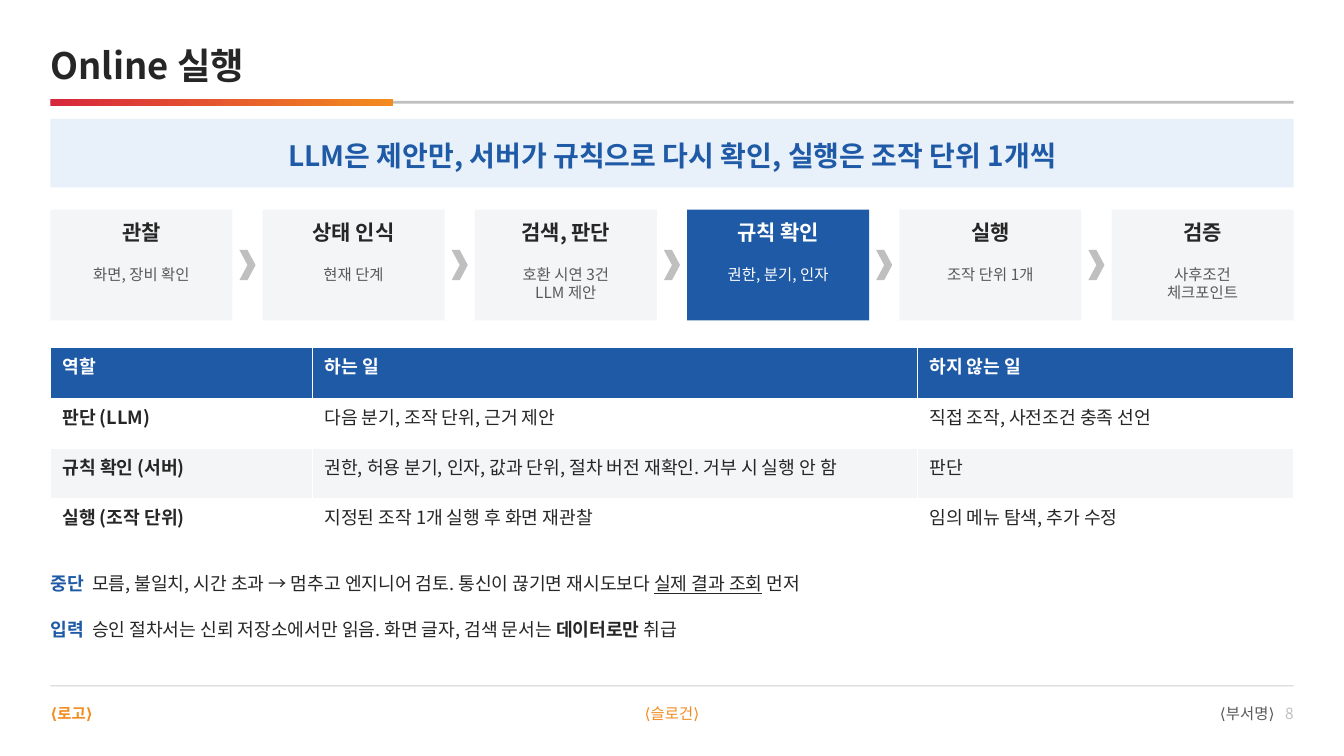
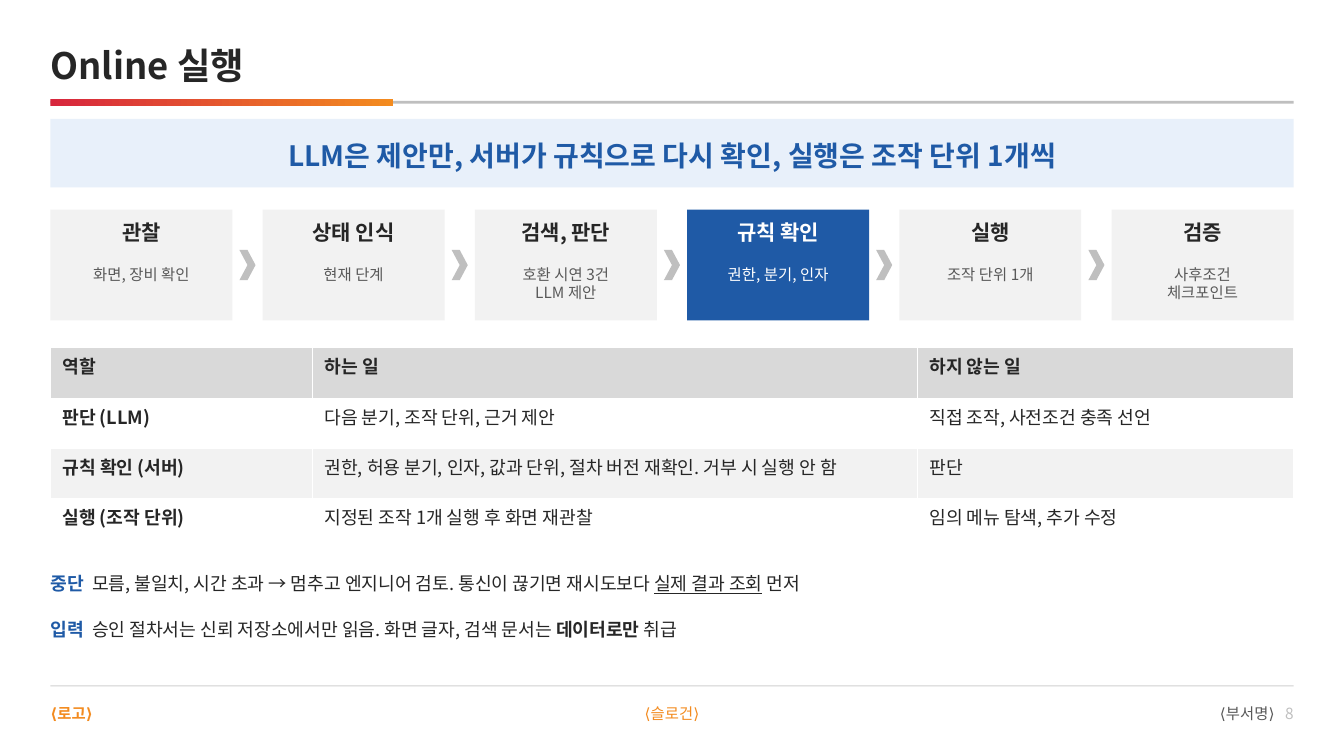
Before and after one commit to DarrenKoi/pm_notes, a slide deck: slide 8 of my-task/arc-tf/deliverables/arc-tf-team-full.pptx. Drawn at 1344x756 pixels with LibreOffice and Linux fonts; fonts in the diff are those of the drawing. Boxes give left, top, right and bottom in pixels: in the first picture for what was removed or moved away, otherwise in the second. Text is boxed around its words. In the diff, an @@ line names an element or a change of style, - is before the commit and + after.

```diff
--- a/my-task/arc-tf/deliverables/arc-tf-team-full.pptx
+++ b/my-task/arc-tf/deliverables/arc-tf-team-full.pptx
@@ table at bbox=[50, 348, 1294, 549] @@
@@ fill #1F5AA6 to #D9D9D9 in row 1 @@
@@ fill #F4F5F7 to #F2F2F2 in row 3 @@
@@ text colour #FFFFFF to #262626 in "역할", "하는 일", "하지 않는 일" @@
```
Also in this commit, not shown: 14 other slides changed, 3 other files.
